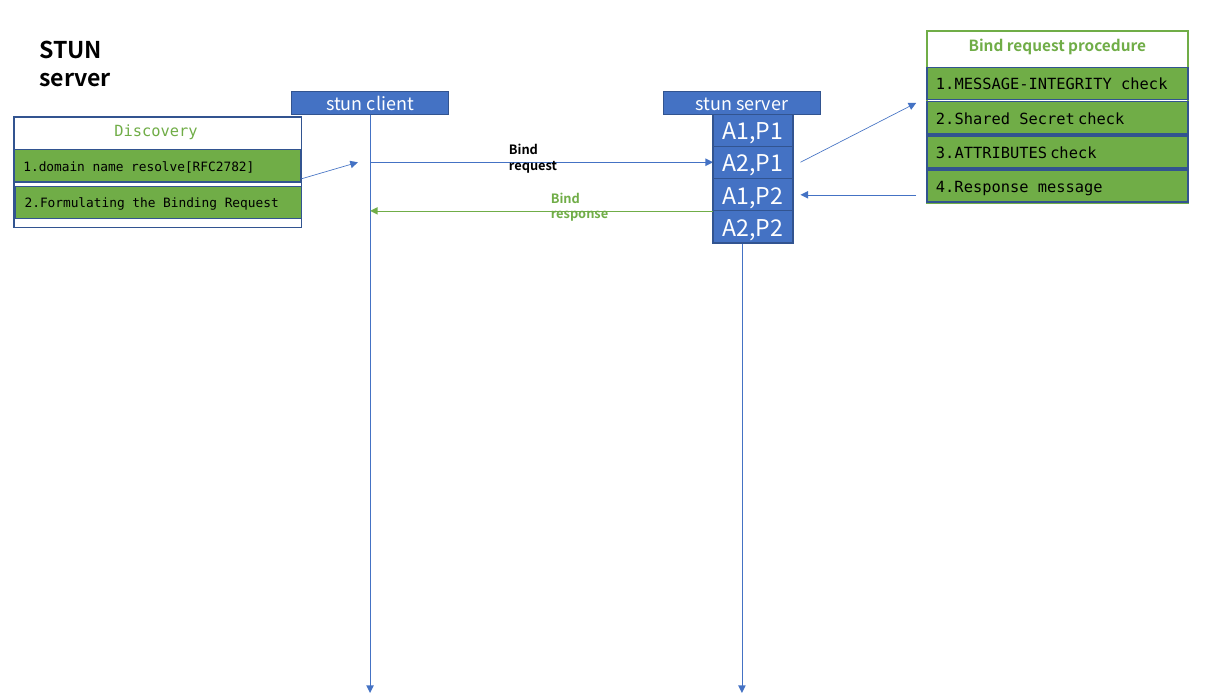
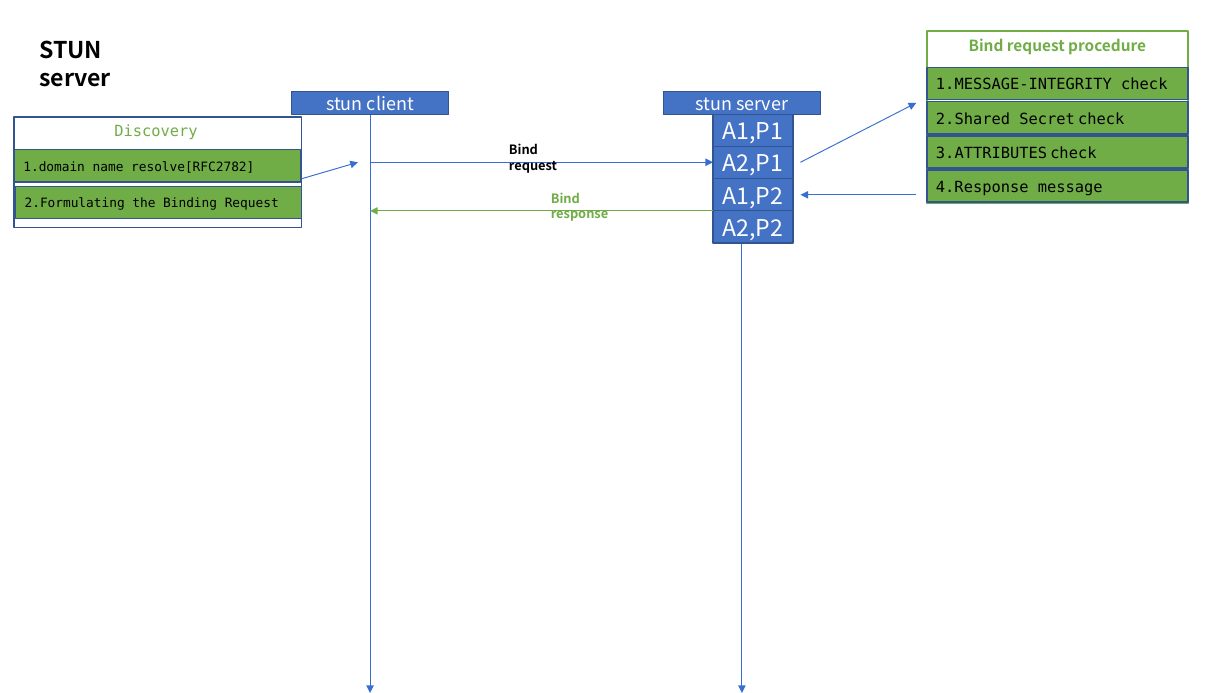
Before and after one commit to httpmail/ice, a slide deck: slide 11 of docs.pptx (slide 6 before the commit). Drawn at 1232x693 pixels with LibreOffice and Linux fonts; fonts in the diff are those of the drawing. Boxes give left, top, right and bottom in pixels: in the first picture for what was removed or moved away, otherwise in the second. Text is boxed around its words. In the diff, an @@ line names an element or a change of style, - is before the commit and + after.

```diff
--- a/docs.pptx
+++ b/docs.pptx
@@ arrow (800, 163) - (917, 103): stroke #4472C4 0.5 pt to #376ED1 0.75 pt @@
@@ arrow (301, 179) - (358, 163): stroke #4472C4 0.5 pt to #376ED1 0.75 pt @@
```
Also in this commit, not shown: 11 other slides changed, 8 slides added, 5 slides removed, 17 other files.
